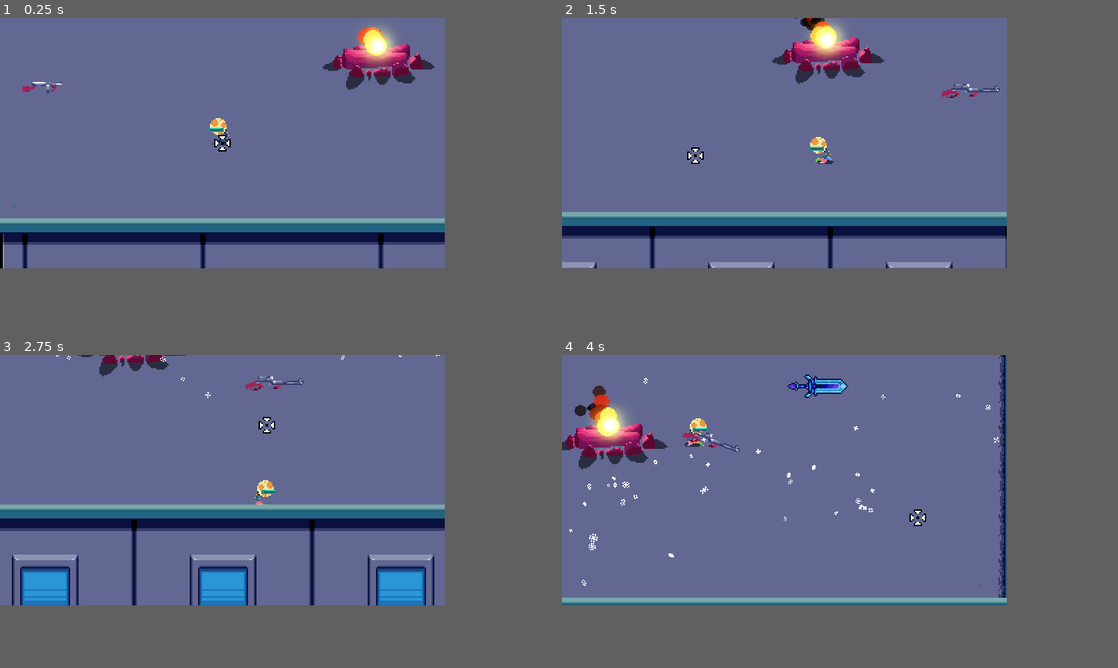
Above: before the commit, frames 1-4 (two rows, left to right).
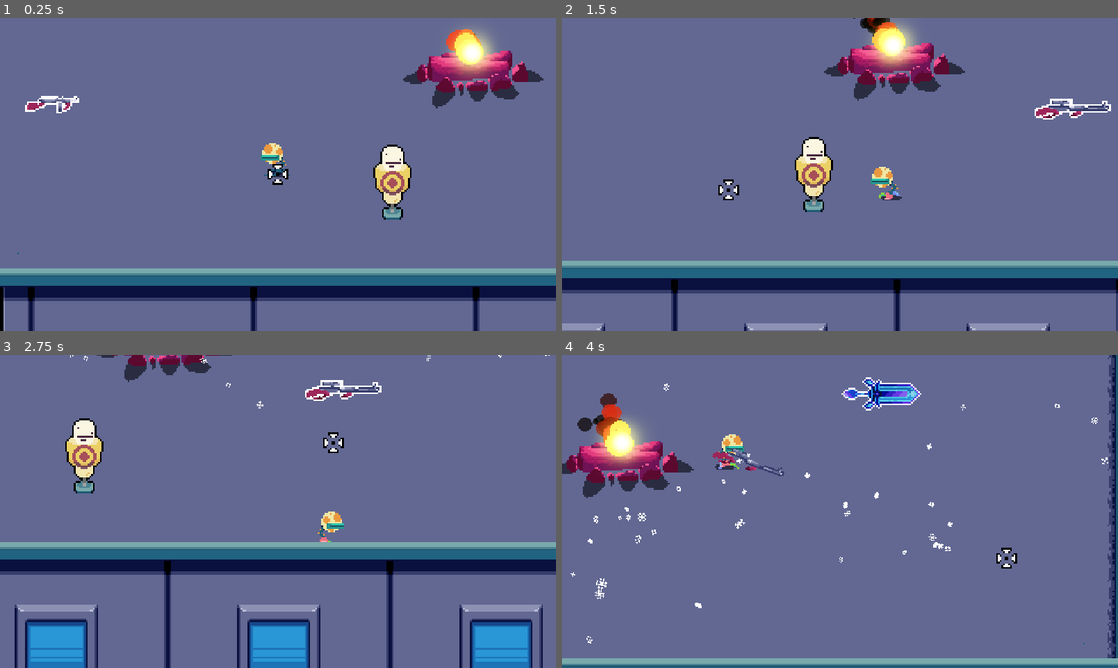
Above: after the commit, the same moments.

Repository: gisotra/protoroguelike
Game: Godot game, scene res://scenes/levels/lobby_room.tscn
The game is run twice, just before and just after one commit, with the same random seed, the same clock (stepped at 60 frames per second) and the same inputs.
Inputs (mouse positions are in pixels of both pictures, inside the frame that each line leads up to):
- Up to frame 1 (0.25 s): no input
- Up to frame 2 (1.5 s): move the mouse to (884, 130) at 0.52 s; press the mouse at (884, 130) at 0.53 s; hold D (move_right) 0.53-1.28 s; tap E (interact) at 0.8, 1.35 s; move the mouse to (695, 155) at 1.27 s; release the mouse at (695, 155) at 1.28 s; hold S (move_down) from 1.28 s (still down)
- Up to frame 3 (2.75 s): click (133, 492) at 1.55 s; move the mouse to (266, 423) at 2.02 s; release S (move_down) at 2.03 s; hold D (move_right) from 2.03 s (still down); hold E (interact) from 2.03 s (still down); right-click (266, 423) at 2.1 s
- Up to frame 4 (4 s): move the mouse to (762, 530) at 2.77 s; release D (move_right) at 2.78 s; release E (interact) at 2.78 s; hold W (move_up) 2.78-3.53 s; click (762, 530) at 2.85 s; move the mouse to (917, 517) at 3.52 s; hold A (move_left) from 3.53 s (still down); hold E (interact) from 3.53 s (still down)
In our replay, the window is 640x360 before the commit and 800x450 after it. These sizes can differ from the game's own. Grey fills any space a smaller window leaves; there, only what the larger window draws over its background counts as a difference.

The runs differ from the first frame. In frame 1, 25% of the frame differs, in the area x 0-100%, y 2-100%; in frame 2, 25%; in frame 3, 31%, in the area x 0-100%, y 0-100%; in frame 4, 14%.

Commit message:
drop juice

Diff:
--- a/components/health_component.gd
+++ b/components/health_component.gd
@@ -4,12 +4,22 @@
 signal on_change(current : int, max : int)
 signal on_take_damage()
 
-var current_health : int
-@export var max : int
+@onready var current_health : float:
+	set(value):
+		current_health = value
+
+
+@export var maxHealth : float:
+	set(value):
+		maxHealth = value
+		if current_health > maxHealth:
+			maxHealth = current_health
+
+
 @export var drop_on_death : PackedScene
 
 func _ready():
-	current_health = max
+	current_health = maxHealth
 
 func _take_damage(damage : int):
 	current_health -= damage
@@ -17,8 +27,7 @@
 	on_take_damage.emit()
 
 func heal(amount: int):
-	current_health += amount
-	if current_health > max:
-		current_health = max
+	_take_damage(-amount)
 
-	on_change.emit(current_health, max)
+func initHealth():
+	current_health = maxHealth
--- a/project.godot
+++ b/project.godot
@@ -24,9 +24,10 @@
 
 window/size/viewport_width=640
 window/size/viewport_height=360
+window/size/mode=3
 window/size/resizable=false
-window/size/window_width_override=640
-window/size/window_height_override=360
+window/size/window_width_override=1920
+window/size/window_height_override=1080
 window/stretch/mode="canvas_items"
 window/stretch/aspect="expand"
 window/stretch/scale_mode="integer"
--- a/resources/swords/Night_Veil.tres
+++ b/resources/swords/Night_Veil.tres
@@ -1,14 +1,19 @@
-[gd_resource type="Resource" script_class="SwordSettings" load_steps=4 format=3 uid="uid://di5oa2iupmtc8"]
+[gd_resource type="Resource" script_class="SwordSettings" load_steps=5 format=3 uid="uid://di5oa2iupmtc8"]
 
 [ext_resource type="Script" uid="uid://hcjoj7k40n5o" path="res://resources/swords/base/SwordSettings.gd" id="1_y58xb"]
-[ext_resource type="Texture2D" uid="uid://dbtlrcmltbwl7" path="res://scenes/weapons/guns/visuals/weapons.png" id="2_acrwt"]
+[ext_resource type="Texture2D" uid="uid://c0ruf3huv32kn" path="res://scenes/weapons/guns/visuals/guns_spritesheet.png" id="2_loucf"]
+
+[sub_resource type="AtlasTexture" id="AtlasTexture_1af4m"]
+atlas = ExtResource("2_loucf")
+region = Rect2(131, 166, 46, 19)
 
 [sub_resource type="AtlasTexture" id="AtlasTexture_loucf"]
-atlas = ExtResource("2_acrwt")
-region = Rect2(105, 8, 44, 17)
+atlas = ExtResource("2_loucf")
+region = Rect2(3, 168, 44, 17)
 
 [resource]
 script = ExtResource("1_y58xb")
 combo_size = 3
 sword_sprite = SubResource("AtlasTexture_loucf")
+sword_outline = SubResource("AtlasTexture_1af4m")
 metadata/_custom_type_script = "uid://hcjoj7k40n5o"
--- a/scenes/entities/static/train_dummy.tscn
+++ b/scenes/entities/static/train_dummy.tscn
@@ -1,8 +1,9 @@
-[gd_scene load_steps=6 format=3 uid="uid://dccw0vtliabtp"]
+[gd_scene load_steps=7 format=3 uid="uid://dccw0vtliabtp"]
 
 [ext_resource type="Texture2D" uid="uid://daidwjj08hqu" path="res://scenes/entities/static/dummy.png" id="1_yi337"]
 [ext_resource type="Script" uid="uid://dcckxc1y1rtu1" path="res://components/hitbox_component.gd" id="2_b8p6b"]
 [ext_resource type="Script" uid="uid://8qd3d5jqh3da" path="res://components/hurtbox_component.gd" id="3_aj23i"]
+[ext_resource type="PackedScene" uid="uid://d0sia5n585lmr" path="res://components/comp_scenes/health_component.tscn" id="4_aj23i"]
 
 [sub_resource type="AtlasTexture" id="AtlasTexture_i0mlo"]
 atlas = ExtResource("1_yi337")
@@ -32,3 +33,5 @@
 metadata/_custom_type_script = "uid://8qd3d5jqh3da"
 
 [node name="CollisionShape2D" type="CollisionShape2D" parent="HurtboxComponent"]
+
+[node name="HealthComponent" parent="." instance=ExtResource("4_aj23i")]
--- a/scenes/levels/lobby_room.tscn
+++ b/scenes/levels/lobby_room.tscn
@@ -17,6 +17,7 @@
 [ext_resource type="PackedScene" uid="uid://b6o2515oorlsj" path="res://scenes/weapons/guns/tommy_gun.tscn" id="14_tpf23"]
 [ext_resource type="PackedScene" uid="uid://cnu7q2dmvndkm" path="res://scenes/weapons/guns/triple_shotgun.tscn" id="15_uyl1k"]
 [ext_resource type="PackedScene" uid="uid://cx46k135omu11" path="res://scenes/weapons/swords/night_veil.tscn" id="17_bgurf"]
+[ext_resource type="PackedScene" uid="uid://dccw0vtliabtp" path="res://scenes/entities/static/train_dummy.tscn" id="18_fvktp"]
 
 [sub_resource type="AtlasTexture" id="AtlasTexture_6jy5w"]
 atlas = ExtResource("6_capf1")
@@ -168,6 +169,10 @@
 [node name="TripleShotgun" parent="scenary/Node2D" instance=ExtResource("15_uyl1k")]
 position = Vector2(50, 58)
 
+[node name="Night Veil" parent="scenary/Node2D" instance=ExtResource("17_bgurf")]
+position = Vector2(149, 98)
+sprite_desired_offset = Vector2(25, 0)
+
 [node name="WorldEnvironment" type="WorldEnvironment" parent="."]
 environment = SubResource("Environment_t5hfm")
 
@@ -183,8 +188,8 @@
 position = Vector2(2.9999998, 197)
 scale = Vector2(3.3593752, 3.171875)
 
-[node name="Night Veil" parent="." instance=ExtResource("17_bgurf")]
-position = Vector2(149, 98)
+[node name="train_dummy" parent="." instance=ExtResource("18_fvktp")]
+position = Vector2(-46, 214)
 
 [connection signal="body_entered" from="scenary/cinematicArea" to="scenary/cinematicArea" method="_on_body_entered"]
 [connection signal="body_exited" from="scenary/cinematicArea" to="scenary/cinematicArea" method="_on_body_exited"]
--- a/scenes/scenary/scripts/firepit.tscn
+++ b/scenes/scenary/scripts/firepit.tscn
@@ -1,6 +1,6 @@
 [gd_scene load_steps=6 format=3 uid="uid://boybbexvgy8em"]
 
-[ext_resource type="PackedScene" uid="uid://bpupxjsevyybh" path="res://scenes/scenary/scripts/lobby_firepit.tscn" id="1_8hg47"]
+[ext_resource type="PackedScene" uid="uid://dm7544al7i108" path="res://scenes/scenary/scripts/fire_particle.tscn" id="1_8hg47"]
 [ext_resource type="Texture2D" uid="uid://i5kngp716ljq" path="res://scenes/scenary/visuals/logs.png" id="2_4y6vj"]
 
 [sub_resource type="Gradient" id="Gradient_k74y4"]
@@ -19,10 +19,10 @@
 [node name="firepit" type="Node2D"]
 position = Vector2(0, -4)
 
-[node name="firepit" parent="." instance=ExtResource("1_8hg47")]
+[node name="firepit2" parent="." instance=ExtResource("1_8hg47")]
 position = Vector2(0, -10)
 
-[node name="PointLight2D" type="PointLight2D" parent="firepit"]
+[node name="PointLight2D" type="PointLight2D" parent="firepit2"]
 position = Vector2(-2.1175824e-22, 0)
 scale = Vector2(0.21484375, 0.2099609)
 color = Color(1, 1, 0.6431373, 1)
@@ -31,15 +31,15 @@
 shadow_color = Color(0.32641876, 0, 0, 0)
 texture = SubResource("GradientTexture2D_ecac8")
 
-[node name="fire_pit_wood" type="Sprite2D" parent="firepit"]
+[node name="fire_pit_wood" type="Sprite2D" parent="firepit2"]
 show_behind_parent = true
 position = Vector2(0, 13)
 texture = ExtResource("2_4y6vj")
 offset = Vector2(0, 5)
 
-[node name="StaticBody2D" type="StaticBody2D" parent="firepit"]
+[node name="StaticBody2D" type="StaticBody2D" parent="firepit2"]
 
-[node name="CollisionShape2D" type="CollisionShape2D" parent="firepit/StaticBody2D"]
+[node name="CollisionShape2D" type="CollisionShape2D" parent="firepit2/StaticBody2D"]
 position = Vector2(0, 10)
 rotation = -1.5707964
 shape = SubResource("CapsuleShape2D_vwqfc")
--- /dev/null
+++ b/scenes/weapons/drop_shining.tscn
@@ -0,0 +1,33 @@
+[gd_scene load_steps=6 format=3 uid="uid://bpupxjsevyybh"]
+
+[ext_resource type="Texture2D" uid="uid://ci230ejxvvmeq" path="res://scenes/scenary/visuals/fire.png" id="1_k208g"]
+[ext_resource type="Script" uid="uid://do05rldfmc1rm" path="res://scenes/scenary/scripts/lobby_firepit.gd" id="2_i14gk"]
+
+[sub_resource type="Curve" id="Curve_juon5"]
+_data = [Vector2(0, 0), 0.0, 0.0, 0, 0, Vector2(1e-05, 0.712209), 0.0, 0.0, 0, 0, Vector2(0.33894944, 0.56686014), 0.0, 0.0, 0, 0, Vector2(0.8444004, 0.24709272), -1.6447492, 0.0, 0, 0, Vector2(1, 0), 0.0, 0.0, 0, 0]
+point_count = 5
+
+[sub_resource type="CurveTexture" id="CurveTexture_rbehg"]
+curve = SubResource("Curve_juon5")
+
+[sub_resource type="ParticleProcessMaterial" id="ParticleProcessMaterial_fu6u5"]
+particle_flag_disable_z = true
+emission_shape = 3
+emission_box_extents = Vector3(10, 2, 1)
+direction = Vector3(0, -1, 0)
+spread = 0.0
+initial_velocity_min = 5.0
+initial_velocity_max = 10.0
+gravity = Vector3(0, -10, 0)
+scale_min = 0.19999999
+scale_max = 0.5
+scale_curve = SubResource("CurveTexture_rbehg")
+
+[node name="firepit" type="GPUParticles2D"]
+amount = 10
+texture = ExtResource("1_k208g")
+lifetime = 0.85
+explosiveness = 0.22
+fixed_fps = 60
+process_material = SubResource("ParticleProcessMaterial_fu6u5")
+script = ExtResource("2_i14gk")
--- a/scenes/weapons/guns/gun.tscn
+++ b/scenes/weapons/guns/gun.tscn
@@ -13,6 +13,8 @@
 
 [node name="gun_sprite" type="Sprite2D" parent="."]
 
+[node name="outline" type="Sprite2D" parent="gun_sprite"]
+
 [node name="muzzle" type="Marker2D" parent="."]
 
 [node name="muzzleFlash" type="AnimatedSprite2D" parent="."]
@@ -23,9 +25,6 @@
 [node name="Interaction_Component" parent="." instance=ExtResource("2_mgo42")]
 hover_sprite = ExtResource("3_imjbj")
 
-[node name="Sprite2D" parent="Interaction_Component" index="0"]
-texture = ExtResource("3_imjbj")
-
 [node name="CollisionShape2D" type="CollisionShape2D" parent="Interaction_Component"]
 shape = SubResource("CircleShape2D_mfrst")
 debug_color = Color(0, 0.6509804, 0.13333334, 0)
--- a/scenes/weapons/guns/pistol.tscn
+++ b/scenes/weapons/guns/pistol.tscn
@@ -1,9 +1,13 @@
-[gd_scene load_steps=6 format=3 uid="uid://bq2s3apqr5xbe"]
+[gd_scene load_steps=7 format=3 uid="uid://bq2s3apqr5xbe"]
 
 [ext_resource type="PackedScene" uid="uid://dmwlvjfj2fxb1" path="res://scenes/weapons/guns/gun.tscn" id="1_ivc8v"]
 [ext_resource type="PackedScene" uid="uid://cfxs1f1gxk8g3" path="res://scenes/weapons/bullets/bullet_scenes/normal_bullet.tscn" id="2_t1ie7"]
 [ext_resource type="Resource" uid="uid://dwucvmt62jsw7" path="res://resources/guns/Pistol.tres" id="3_61dc8"]
 [ext_resource type="Texture2D" uid="uid://c0ruf3huv32kn" path="res://scenes/weapons/guns/visuals/guns_spritesheet.png" id="4_red3f"]
+
+[sub_resource type="AtlasTexture" id="AtlasTexture_j1rgb"]
+atlas = ExtResource("4_red3f")
+region = Rect2(144, 4, 13, 9)
 
 [sub_resource type="AtlasTexture" id="AtlasTexture_q6tqk"]
 atlas = ExtResource("4_red3f")
@@ -12,9 +16,9 @@
 [node name="Pistol" instance=ExtResource("1_ivc8v")]
 bullet_scene = ExtResource("2_t1ie7")
 gun_settings = ExtResource("3_61dc8")
-on_floor = true
 editor_anchor_pos = Vector2(0, -6)
 sprite_desired_offset = Vector2(10, 0)
+outline_sprite = SubResource("AtlasTexture_j1rgb")
 
 [node name="gun_sprite" parent="." index="0"]
 texture = SubResource("AtlasTexture_q6tqk")
--- a/scenes/weapons/guns/rocket_launcher.tscn
+++ b/scenes/weapons/guns/rocket_launcher.tscn
@@ -1,9 +1,13 @@
-[gd_scene load_steps=6 format=3 uid="uid://cb7tdfihvsbhj"]
+[gd_scene load_steps=7 format=3 uid="uid://cb7tdfihvsbhj"]
 
 [ext_resource type="PackedScene" uid="uid://dmwlvjfj2fxb1" path="res://scenes/weapons/guns/gun.tscn" id="1_bqdnc"]
 [ext_resource type="PackedScene" uid="uid://o5asfugl26g6" path="res://scenes/weapons/bullets/bullet_scenes/rocket_bullet.tscn" id="2_f4qrc"]
 [ext_resource type="Resource" uid="uid://hyw3r6gn4u5y" path="res://resources/guns/RocketLauncher.tres" id="3_su21n"]
 [ext_resource type="Texture2D" uid="uid://c0ruf3huv32kn" path="res://scenes/weapons/guns/visuals/guns_spritesheet.png" id="4_nsy17"]
+
+[sub_resource type="AtlasTexture" id="AtlasTexture_hh255"]
+atlas = ExtResource("4_nsy17")
+region = Rect2(130, 66, 43, 26)
 
 [sub_resource type="AtlasTexture" id="AtlasTexture_po802"]
 atlas = ExtResource("4_nsy17")
@@ -14,6 +18,7 @@
 gun_settings = ExtResource("3_su21n")
 editor_anchor_pos = Vector2(0, -6)
 sprite_desired_offset = Vector2(25, -3)
+outline_sprite = SubResource("AtlasTexture_hh255")
 
 [node name="gun_sprite" parent="." index="0"]
 texture = SubResource("AtlasTexture_po802")
--- a/scenes/weapons/guns/scripts/base/Gun.gd
+++ b/scenes/weapons/guns/scripts/base/Gun.gd
@@ -21,6 +21,7 @@
 @onready var muzzle_flash: AnimatedSprite2D = $muzzleFlash
 @onready var fire_rate_timer: Timer = $fire_rate_timer
 @onready var interaction_component: InteractionComponent = $Interaction_Component
+@onready var outline: Sprite2D = $gun_sprite/outline
 
 # Addons
 @onready var camera: Camera2D = get_tree().get_first_node_in_group("Camera") #node global
@@ -64,10 +65,11 @@
 			pass
 
 func setup_gun():
-	if gun_settings and gun_sprite:
+	if gun_settings and gun_sprite and outline_sprite:
 		gun_sprite.texture = gun_settings.gun_texture
 		muzzle_flash.sprite_frames = gun_settings.muzzle_flash_animation
 		type = gun_settings.gun_type
+		outline.texture = outline_sprite
 
 func shoot():
 	muzzle_flash.play("burst")
@@ -127,6 +129,7 @@
 	interaction_component.monitoring = false
 	position = editor_anchor_pos
 	gun_sprite.show()
+	outline.hide()
 	gun_sprite.position = sprite_desired_offset
 	current_state = WeaponState.HANDLED
 
@@ -138,11 +141,14 @@
 	rotation = 0.0
 	scale.y = 1
 	gun_sprite.show()
+	outline.show()
 	current_state = WeaponState.DROP
+
 
 #Override
 func _transition_to_stored():
 	on_floor = false
 	interaction_component.monitoring = false
 	gun_sprite.hide()
+	outline.hide()
 	current_state = WeaponState.STORED
--- a/scenes/weapons/guns/sniper_rifle.tscn
+++ b/scenes/weapons/guns/sniper_rifle.tscn
@@ -1,9 +1,13 @@
-[gd_scene load_steps=6 format=3 uid="uid://btwrq0c6pe32w"]
+[gd_scene load_steps=7 format=3 uid="uid://btwrq0c6pe32w"]
 
 [ext_resource type="PackedScene" uid="uid://dmwlvjfj2fxb1" path="res://scenes/weapons/guns/gun.tscn" id="1_v8t0o"]
 [ext_resource type="PackedScene" uid="uid://of0phgf65t3m" path="res://scenes/weapons/bullets/bullet_scenes/sniper_bullet.tscn" id="2_l43n2"]
 [ext_resource type="Resource" uid="uid://ciwrwpk4ay4q8" path="res://resources/guns/SniperRifle.tres" id="3_ryvo4"]
 [ext_resource type="Texture2D" uid="uid://c0ruf3huv32kn" path="res://scenes/weapons/guns/visuals/guns_spritesheet.png" id="4_231fg"]
+
+[sub_resource type="AtlasTexture" id="AtlasTexture_xgd55"]
+atlas = ExtResource("4_231fg")
+region = Rect2(131, 19, 44, 12)
 
 [sub_resource type="AtlasTexture" id="AtlasTexture_qkh2w"]
 atlas = ExtResource("4_231fg")
@@ -14,6 +18,7 @@
 gun_settings = ExtResource("3_ryvo4")
 editor_anchor_pos = Vector2(0, -6)
 sprite_desired_offset = Vector2(14, -1)
+outline_sprite = SubResource("AtlasTexture_xgd55")
 
 [node name="gun_sprite" parent="." index="0"]
 texture = SubResource("AtlasTexture_qkh2w")
--- a/scenes/weapons/guns/tommy_gun.tscn
+++ b/scenes/weapons/guns/tommy_gun.tscn
@@ -1,9 +1,13 @@
-[gd_scene load_steps=6 format=3 uid="uid://b6o2515oorlsj"]
+[gd_scene load_steps=7 format=3 uid="uid://b6o2515oorlsj"]
 
 [ext_resource type="PackedScene" uid="uid://dmwlvjfj2fxb1" path="res://scenes/weapons/guns/gun.tscn" id="1_2lcsb"]
 [ext_resource type="PackedScene" uid="uid://cxvmy8b57li2u" path="res://scenes/weapons/bullets/bullet_scenes/tommy_gun_bullet.tscn" id="2_u11m6"]
 [ext_resource type="Resource" uid="uid://v4st1m4cne38" path="res://resources/guns/TommyGun.tres" id="3_jf0rt"]
 [ext_resource type="Texture2D" uid="uid://c0ruf3huv32kn" path="res://scenes/weapons/guns/visuals/guns_spritesheet.png" id="4_02k4d"]
+
+[sub_resource type="AtlasTexture" id="AtlasTexture_cres3"]
+atlas = ExtResource("4_02k4d")
+region = Rect2(131, 36, 31, 10)
 
 [sub_resource type="AtlasTexture" id="AtlasTexture_ivw5h"]
 atlas = ExtResource("4_02k4d")
@@ -14,6 +18,7 @@
 gun_settings = ExtResource("3_jf0rt")
 editor_anchor_pos = Vector2(0, -6)
 sprite_desired_offset = Vector2(15, 0)
+outline_sprite = SubResource("AtlasTexture_cres3")
 
 [node name="gun_sprite" parent="." index="0"]
 texture = SubResource("AtlasTexture_ivw5h")
--- a/scenes/weapons/guns/triple_shotgun.tscn
+++ b/scenes/weapons/guns/triple_shotgun.tscn
@@ -1,10 +1,14 @@
-[gd_scene load_steps=13 format=3 uid="uid://cnu7q2dmvndkm"]
+[gd_scene load_steps=14 format=3 uid="uid://cnu7q2dmvndkm"]
 
 [ext_resource type="PackedScene" uid="uid://dmwlvjfj2fxb1" path="res://scenes/weapons/guns/gun.tscn" id="1_ij6u7"]
 [ext_resource type="PackedScene" uid="uid://c2g72ra4gyhy7" path="res://scenes/weapons/bullets/bullet_scenes/shotgun_bullet.tscn" id="2_vhn61"]
 [ext_resource type="Texture2D" uid="uid://c0ruf3huv32kn" path="res://scenes/weapons/guns/visuals/guns_spritesheet.png" id="4_l1xsn"]
 [ext_resource type="Resource" uid="uid://dnidydwa051lx" path="res://resources/guns/TripleShotgun.tres" id="5_64lt0"]
 [ext_resource type="Texture2D" uid="uid://6eyoah04kiod" path="res://scenes/weapons/guns/visuals/muzzleFlash/TripleShotgunMuzzleFlash.png" id="7_jup3c"]
+
+[sub_resource type="AtlasTexture" id="AtlasTexture_koccc"]
+atlas = ExtResource("4_l1xsn")
+region = Rect2(131, 50, 31, 12)
 
 [sub_resource type="AtlasTexture" id="AtlasTexture_2frag"]
 atlas = ExtResource("4_l1xsn")
@@ -63,6 +67,7 @@
 gun_settings = ExtResource("5_64lt0")
 editor_anchor_pos = Vector2(0, -6)
 sprite_desired_offset = Vector2(19, -2)
+outline_sprite = SubResource("AtlasTexture_koccc")
 
 [node name="gun_sprite" parent="." index="0"]
 texture = SubResource("AtlasTexture_2frag")
--- a/scenes/weapons/swords/night_veil.tscn
+++ b/scenes/weapons/swords/night_veil.tscn
@@ -1,22 +1,48 @@
-[gd_scene load_steps=5 format=3 uid="uid://cx46k135omu11"]
+[gd_scene load_steps=9 format=3 uid="uid://cx46k135omu11"]
 
 [ext_resource type="PackedScene" uid="uid://cwpryeapp5soo" path="res://scenes/weapons/swords/sword.tscn" id="1_garad"]
 [ext_resource type="Resource" uid="uid://di5oa2iupmtc8" path="res://resources/swords/Night_Veil.tres" id="2_d4xpm"]
-[ext_resource type="Texture2D" uid="uid://dbtlrcmltbwl7" path="res://scenes/weapons/guns/visuals/weapons.png" id="3_bihkw"]
+[ext_resource type="Texture2D" uid="uid://c0ruf3huv32kn" path="res://scenes/weapons/guns/visuals/guns_spritesheet.png" id="3_bihkw"]
+[ext_resource type="Texture2D" uid="uid://ci230ejxvvmeq" path="res://scenes/scenary/visuals/fire.png" id="4_jj02w"]
+
+[sub_resource type="AtlasTexture" id="AtlasTexture_jj02w"]
+atlas = ExtResource("3_bihkw")
+region = Rect2(131, 166, 46, 19)
 
 [sub_resource type="AtlasTexture" id="AtlasTexture_loucf"]
 atlas = ExtResource("3_bihkw")
-region = Rect2(105, 8, 44, 17)
+region = Rect2(3, 168, 44, 17)
+
+[sub_resource type="AtlasTexture" id="AtlasTexture_1af4m"]
+atlas = ExtResource("3_bihkw")
+region = Rect2(131, 166, 46, 19)
+
+[sub_resource type="ParticleProcessMaterial" id="ParticleProcessMaterial_kb7pb"]
+particle_flag_disable_z = true
+emission_shape = 3
+emission_box_extents = Vector3(1, 1, 1)
+gravity = Vector3(0, 98, 0)
 
 [node name="Night Veil" instance=ExtResource("1_garad")]
 swordData = ExtResource("2_d4xpm")
 editor_anchor_pos = Vector2(0, -3)
 sprite_desired_offset = Vector2(30, 0)
-wrist_strength = 0.5
-lightness = 0.15
+weight = 50.0
 on_floor = true
+outline_sprite = SubResource("AtlasTexture_jj02w")
 
-[node name="Sprite2D" parent="." index="0"]
+[node name="sword_sprite" parent="." index="0"]
 texture = SubResource("AtlasTexture_loucf")
 
+[node name="outline_sprite" parent="sword_sprite" index="0"]
+texture = SubResource("AtlasTexture_1af4m")
+
+[node name="Sprite2D" parent="InteractionComponent" index="0"]
+position = Vector2(0, -21)
+
+[node name="drop_shine" type="GPUParticles2D" parent="." index="3"]
+visible = false
+texture = ExtResource("4_jj02w")
+process_material = SubResource("ParticleProcessMaterial_kb7pb")
+
 [editable path="InteractionComponent"]
--- a/scenes/weapons/swords/scripts/sword.gd
+++ b/scenes/weapons/swords/scripts/sword.gd
@@ -15,15 +15,14 @@
 
 ## Frescura que eu fiz pra arma apontar pro mouse com spring-lerp
 @export_group("Sword Swing")
-## a força necessária pra fazer a arma deslocar de ângulo
-@export var wrist_strength: float
-## o quão leve aquela espada é. Se o valor for pequeno, ela é pesada, se for alto, ela é leve
-@export var lightness: float
+## o quão pesada aquela espada é
+@export var weight: float
+
 # Sword-Related
-@onready var sword_sprite: Sprite2D = $Sprite2D
+@onready var sword_sprite: Sprite2D = $sword_sprite
 @onready var animation_player: AnimationPlayer = $AnimationPlayer
 @onready var interaction_component: InteractionComponent = $InteractionComponent
-
+@onready var outline: Sprite2D = $sword_sprite/outline
 
 
 # Addons
@@ -57,9 +56,9 @@
 			pass
 
 func _setup_sword():
-	if swordData and sword_sprite:
+	if swordData and sword_sprite and outline_sprite:
 		sword_sprite.texture = swordData.sword_sprite
-
+		outline.texture = outline_sprite
 
 func _on_interact():
 	if current_state == WeaponState.DROP:
@@ -68,6 +67,7 @@
 #  Weapon Class Overrided Methods
 
 func _manage_pos():
+	"""
 	# eu pego ONDE é o meu alvo de direção
 	var target_angle = (get_global_mouse_position() - global_position).angle()
 
@@ -88,7 +88,16 @@
 		scale.y = -1
 	else:
 		scale.y = 1
+	"""
 
+	var target_angle = (get_global_mouse_position() - global_position).angle()
+	rotation = lerp_angle(rotation, target_angle, weight * get_process_delta_time())
+
+	rotation_degrees = wrap(rotation_degrees, 0, 360)
+	if rotation_degrees > 90 and rotation_degrees < 270:
+		scale.y = -1
+	else:
+		scale.y = 1
 
 #Override
 func _transition_to_handled():
@@ -96,6 +105,7 @@
 	interaction_component.monitoring = false
 	position = editor_anchor_pos
 	sword_sprite.show()
+	outline.hide()
 	sword_sprite.position = sprite_desired_offset
 	current_state = WeaponState.HANDLED
 
@@ -107,6 +117,7 @@
 	rotation = 0.0
 	scale.y = 1
 	sword_sprite.show()
+	outline.show()
 	current_state = WeaponState.DROP
 
 #Override
@@ -114,4 +125,5 @@
 	on_floor = false
 	interaction_component.monitoring = false
 	sword_sprite.hide()
+	outline.hide()
 	current_state = WeaponState.STORED
--- a/scenes/weapons/swords/sword.tscn
+++ b/scenes/weapons/swords/sword.tscn
@@ -1,29 +1,27 @@
-[gd_scene load_steps=5 format=3 uid="uid://cwpryeapp5soo"]
+[gd_scene load_steps=4 format=3 uid="uid://cwpryeapp5soo"]
 
 [ext_resource type="Script" uid="uid://c20jb37gyqxd6" path="res://scenes/weapons/swords/scripts/sword.gd" id="1_26wvk"]
 [ext_resource type="PackedScene" uid="uid://dahyafqvjnpxn" path="res://components/comp_scenes/interaction_component.tscn" id="3_vsg1r"]
-[ext_resource type="Texture2D" uid="uid://bxm6uynhc06hf" path="res://scenes/UI/keys.png" id="4_tpw2o"]
 
 [sub_resource type="CircleShape2D" id="CircleShape2D_tpw2o"]
 radius = 29.02
 
 [node name="Sword" type="Node2D"]
 script = ExtResource("1_26wvk")
-wrist_strength = null
-lightness = null
 
-[node name="Sprite2D" type="Sprite2D" parent="."]
+[node name="sword_sprite" type="Sprite2D" parent="."]
+
+[node name="outline" type="Sprite2D" parent="sword_sprite"]
 
 [node name="AnimationPlayer" type="AnimationPlayer" parent="."]
 
 [node name="InteractionComponent" parent="." instance=ExtResource("3_vsg1r")]
-hover_sprite = ExtResource("4_tpw2o")
-
-[node name="Sprite2D" parent="InteractionComponent" index="0"]
-texture = ExtResource("4_tpw2o")
 
 [node name="CollisionShape2D" type="CollisionShape2D" parent="InteractionComponent"]
 shape = SubResource("CircleShape2D_tpw2o")
 debug_color = Color(0, 1.0652426, 0.5715328, 0)
 
+[connection signal="body_entered" from="InteractionComponent" to="." method="_on_interaction_component_body_entered"]
+[connection signal="body_exited" from="InteractionComponent" to="." method="_on_interaction_component_body_exited"]
+
 [editable path="InteractionComponent"]
--- a/scenes/weapons/weapon.gd
+++ b/scenes/weapons/weapon.gd
@@ -1,8 +1,10 @@
 extends Node2D
 class_name Weapon
 @export var on_floor: bool = false
+@export var outline_sprite: Texture2D
 # Universal para cada arma
 @onready var current_state: WeaponState = WeaponState.HANDLED
+#@onready var weaponTween = create_tween()
 
 enum WeaponState {
 	HANDLED, # Está ativa
@@ -18,6 +20,16 @@
 	else:
 		scale.y = 1
 
+"""func levitate():
+	var myTween = create_tween()
+	myTween.tween_property(self, "position:y", position.y - 8, 0.8)
+	myTween.setTrans(Tween.TRANS_SINE)
+	myTween.setEase(Tween.EASE_IN_OUT)
+	myTween.tween_property(self, "position:y", position.y + 8, 0.8)\
+		.setTrans(Tween.TRANS_SINE)\
+		.setEase(Tween.EASE_IN_OUT)
+	myTween.set_loops()
+"""
 #Overridable
 func _transition_to_handled():
 	pass
Not shown, changed: TODO list.txt
Not shown: 1 places in scenes/levels/lobby_room.tscn that only renumber resources
Not shown: 2 places in scenes/scenary/scripts/fire_particle.tscn that only renumber resources
Binary file changed: scenes/weapons/guns/visuals/guns_spritesheet.png
